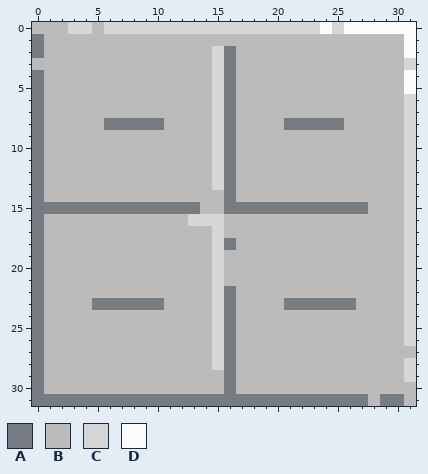
Pixel-art file, stored at Prototype/Assets/Sprites/PANEL.aseprite. Above: the version before the commit.
32x32 pixels, 1 frame.
Palette (. is transparent): A #767c82  B #bbbbbb  C #d6d6d6  D #fbfbfb
Pixels before, first column x 0:
 0 BBBCCBCCCCCCCCCCCCCCCCCCDCDDDDDD
 1 ABBBBBBBBBBBBBBBBBBBBBBBBBBBBBBD
 2 ABBBBBBBBBBBBBBCABBBBBBBBBBBBBBD
 3 BBBBBBBBBBBBBBBCABBBBBBBBBBBBBBC
 4 ABBBBBBBBBBBBBBCABBBBBBBBBBBBBBD
 5 ABBBBBBBBBBBBBBCABBBBBBBBBBBBBBD
 6 ABBBBBBBBBBBBBBCABBBBBBBBBBBBBBC
 7 ABBBBBBBBBBBBBBCABBBBBBBBBBBBBBC
 8 ABBBBBAAAAABBBBCABBBBAAAAABBBBBC
 9 ABBBBBBBBBBBBBBCABBBBBBBBBBBBBBC
10 ABBBBBBBBBBBBBBCABBBBBBBBBBBBBBC
11 ABBBBBBBBBBBBBBCABBBBBBBBBBBBBBC
12 ABBBBBBBBBBBBBBCABBBBBBBBBBBBBBC
13 ABBBBBBBBBBBBBBCABBBBBBBBBBBBBBC
14 ABBBBBBBBBBBBBBBABBBBBBBBBBBBBBC
15 AAAAAAAAAAAAAABBAAAAAAAAAAAABBBC
16 ABBBBBBBBBBBBCCCBBBBBBBBBBBBBBBC
17 ABBBBBBBBBBBBBBCBBBBBBBBBBBBBBBC
18 ABBBBBBBBBBBBBBCABBBBBBBBBBBBBBC
19 ABBBBBBBBBBBBBBCBBBBBBBBBBBBBBBC
20 ABBBBBBBBBBBBBBCBBBBBBBBBBBBBBBC
21 ABBBBBBBBBBBBBBCBBBBBBBBBBBBBBBC
22 ABBBBBBBBBBBBBBCABBBBBBBBBBBBBBC
23 ABBBBAAAAAABBBBCABBBBAAAAAABBBBC
24 ABBBBBBBBBBBBBBCABBBBBBBBBBBBBBC
25 ABBBBBBBBBBBBBBCABBBBBBBBBBBBBBC
26 ABBBBBBBBBBBBBBCABBBBBBBBBBBBBBC
27 ABBBBBBBBBBBBBBCABBBBBBBBBBBBBBB
28 ABBBBBBBBBBBBBBCABBBBBBBBBBBBBBC
29 ABBBBBBBBBBBBBBBABBBBBBBBBBBBBBC
30 ABBBBBBBBBBBBBBBABBBBBBBBBBBBBBB
31 AAAAAAAAAAAAAAAAAAAAAAAAAAAABAAB
Once edited:
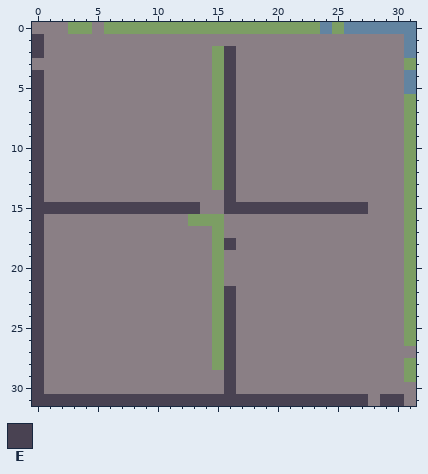
Colours new in this view: E #494252
Change:
colour B: #bbbbbb -> #8a7f85
colour C: #d6d6d6 -> #7c9e64
colour D: #fbfbfb -> #6284a1
Changed rows in their new state; - is a pixel that keeps its letter.
first column x 0:
 1 E------------------------------
 2 E---------------E--------------
 3 ----------------E--------------
 4 E---------------E--------------
 5 E---------------E--------------
 6 E---------------E--------------
 7 E---------------E--------------
 8 E-----BBBBB-----E----BBBBB-----
 9 E---------------E--------------
10 E---------------E--------------
11 E---------------E--------------
12 E---------------E--------------
13 E---------------E--------------
14 E---------------E--------------
15 EEEEEEEEEEEEEE--EEEEEEEEEEEE---
16 E------------------------------
17 E------------------------------
18 E---------------E--------------
19 E------------------------------
20 E------------------------------
21 E------------------------------
22 E---------------E--------------
23 E----BBBBBB-----E----BBBBBB----
24 E---------------E--------------
25 E---------------E--------------
26 E---------------E--------------
27 E---------------E--------------
28 E---------------E--------------
29 E---------------E--------------
30 E---------------E--------------
31 EEEEEEEEEEEEEEEEEEEEEEEEEEEE-EE
